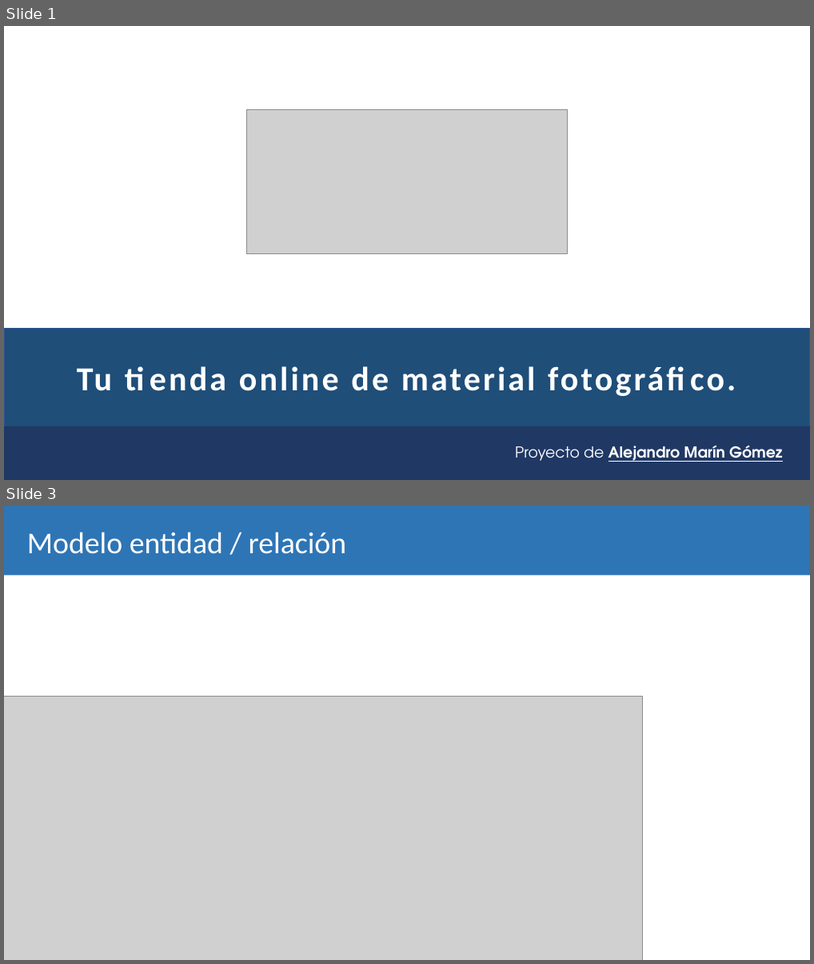
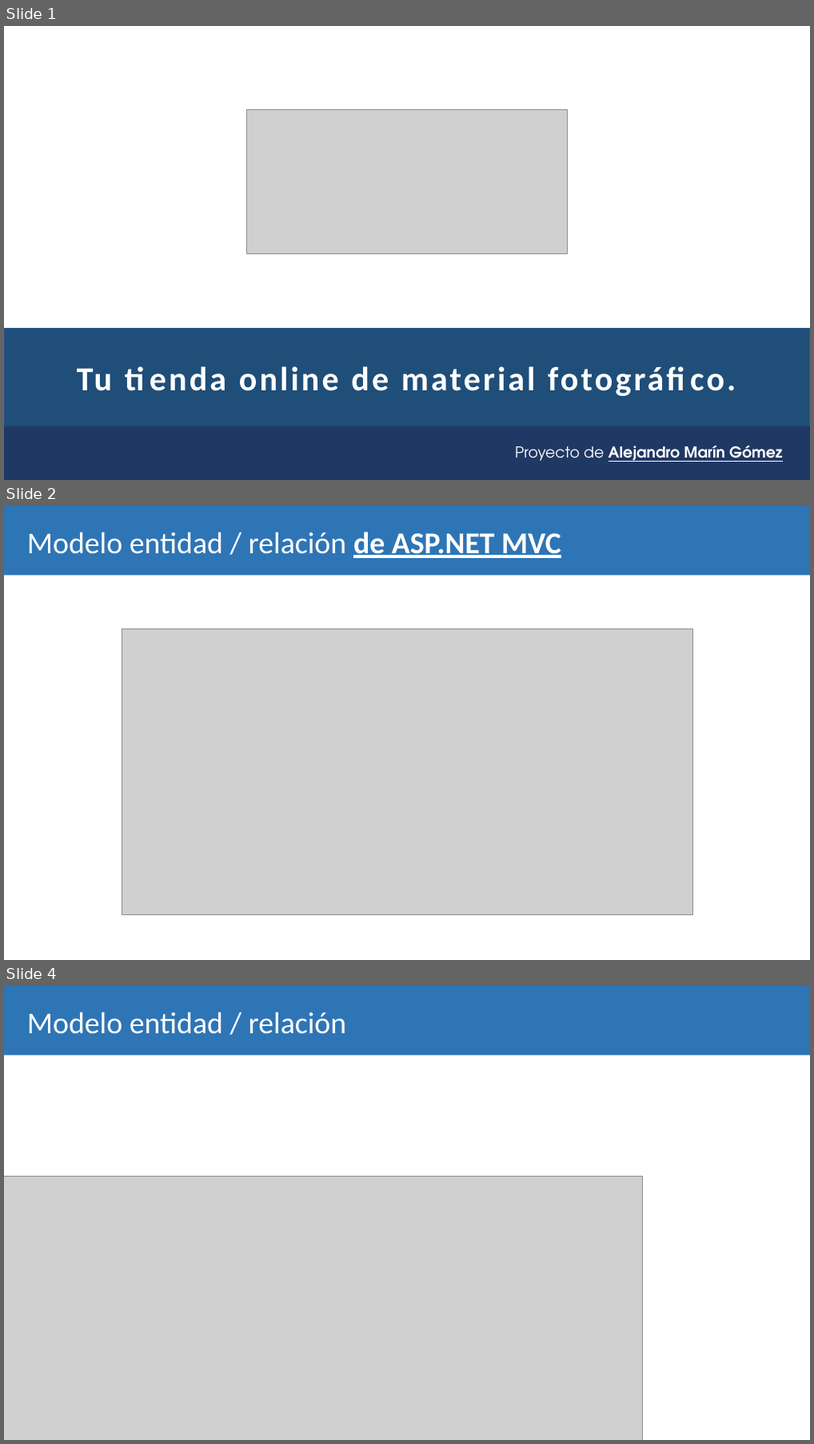
Before and after one commit to alejandromaringomez/ProyectoCameraShop, a slide deck: Camera.Shop.pptx. Shown one above the other, each under a label of ours: slides 1 and 3 before the commit, slides 1, 2 and 4 after it; the slides between them are not shown. The pictures are 814x964 and 814x1444 pixels, drawn with LibreOffice and Linux fonts; fonts in the diff are those of the drawing; grey boxes stand for pictures. Boxes give left, top, right and bottom in pixels: in the first picture for what was removed or moved away, otherwise in the second. Text is boxed around its words. In the diff, an @@ line names an element or a change of style, - is before the commit and + after.

```diff
--- a/Camera.Shop.pptx
+++ b/Camera.Shop.pptx
@@ slide 2 added at bbox=[4, 506, 810, 960], background #FFFFFF @@
@@ rectangle added at bbox=[4, 506, 810, 575], fill #2E75B6 @@
@@ title added at bbox=[27, 532, 562, 558], 36 pt, text #FFFFFF @@
+Modelo entidad / relación de ASP.NET MVC
@@ picture added at bbox=[122, 629, 693, 915] @@
@@ what was slide 3 is now slide 4 @@
```
Also in this commit, not shown: 1 slide changed.
